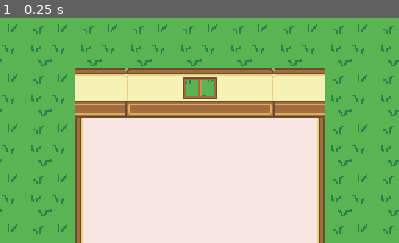
Above: before the commit, frame 1.
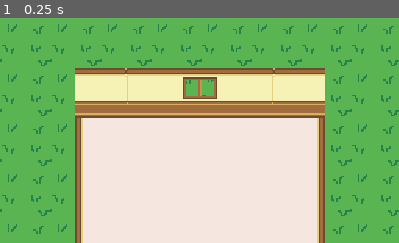
Above: after the commit, the same moment.

Repository: kevinms/godot-wild-jam-24
Game: Godot game, scene res://Main.tscn
Same seed, same stepped clock (60 frames per second), same inputs: the game is played once before the commit and once after it.
Inputs:
- Up to frame 1 (0.25 s): no input
The pictures show only the part of the screen within x 34-84%, y 0-50%; the shares and areas given below are measured in that part.

The runs differ from the first frame. In frame 1, 0.2% of the frame differs, in the area x 31-69%, y 22-44%.

Commit message:
Split walls and floors into separate tilemaps.

Diff:
--- /dev/null
+++ b/House.tscn
@@ -0,0 +1,294 @@
+[gd_scene load_steps=28 format=2]
+
+[ext_resource path="res://World/walls.png" type="Texture" id=1]
+[ext_resource path="res://Player.tscn" type="PackedScene" id=2]
+[ext_resource path="res://World/floor-tiles.png" type="Texture" id=3]
+
+[sub_resource type="TileSet" id=20]
+0/name = "floor-tiles.png 0"
+0/texture = ExtResource( 3 )
+0/tex_offset = Vector2( 0, 0 )
+0/modulate = Color( 1, 1, 1, 1 )
+0/region = Rect2( 0, 0, 64, 32 )
+0/tile_mode = 2
+0/autotile/icon_coordinate = Vector2( 0, 0 )
+0/autotile/tile_size = Vector2( 32, 32 )
+0/autotile/spacing = 0
+0/autotile/occluder_map = [  ]
+0/autotile/navpoly_map = [  ]
+0/autotile/priority_map = [  ]
+0/autotile/z_index_map = [  ]
+0/occluder_offset = Vector2( 0, 0 )
+0/navigation_offset = Vector2( 0, 0 )
+0/shape_offset = Vector2( 0, 0 )
+0/shape_transform = Transform2D( 1, 0, 0, 1, 0, 0 )
+0/shape_one_way = false
+0/shape_one_way_margin = 0.0
+0/shapes = [  ]
+0/z_index = 0
+
+[sub_resource type="ConvexPolygonShape2D" id=1]
+points = PoolVector2Array( 32, 28, 0, 28, 0, 24, 32, 24 )
+
+[sub_resource type="ConvexPolygonShape2D" id=2]
+points = PoolVector2Array( 32, 28, 4, 28, 4, 24, 32, 24 )
+
+[sub_resource type="ConvexPolygonShape2D" id=3]
+points = PoolVector2Array( 32, 28, 0, 28, 0, 24, 32, 24 )
+
+[sub_resource type="ConvexPolygonShape2D" id=4]
+points = PoolVector2Array( 28, 28, 0, 28, 0, 24, 28, 24 )
+
+[sub_resource type="ConvexPolygonShape2D" id=5]
+points = PoolVector2Array( 4, 32, 0, 32, 0, 0, 4, 0 )
+
+[sub_resource type="ConvexPolygonShape2D" id=6]
+points = PoolVector2Array( 4, 32, 0, 32, 0, 0, 4, 0 )
+
+[sub_resource type="ConvexPolygonShape2D" id=7]
+points = PoolVector2Array( 4, 32, 0, 32, 0, 0, 4, 0 )
+
+[sub_resource type="ConvexPolygonShape2D" id=8]
+points = PoolVector2Array( 0, 28, 32, 28, 32, 32, 0, 32 )
+
+[sub_resource type="ConvexPolygonShape2D" id=9]
+points = PoolVector2Array( 32, 32, 0, 32, 0, 28, 32, 28 )
+
+[sub_resource type="ConvexPolygonShape2D" id=10]
+points = PoolVector2Array( 32, 32, 0, 32, 0, 28, 32, 28 )
+
+[sub_resource type="ConvexPolygonShape2D" id=11]
+points = PoolVector2Array( 32, 32, 28, 32, 28, 0, 32, 0 )
+
+[sub_resource type="ConvexPolygonShape2D" id=12]
+points = PoolVector2Array( 32, 32, 28, 32, 28, 0, 32, 0 )
+
+[sub_resource type="ConvexPolygonShape2D" id=13]
+points = PoolVector2Array( 32, 32, 28, 32, 28, 0, 32, 0 )
+
+[sub_resource type="ConvexPolygonShape2D" id=14]
+points = PoolVector2Array( 4, 32, 0, 32, 0, 0, 4, 0 )
+
+[sub_resource type="ConvexPolygonShape2D" id=15]
+points = PoolVector2Array( 32, 32, 28, 32, 28, 0, 32, 0 )
+
+[sub_resource type="ConvexPolygonShape2D" id=16]
+points = PoolVector2Array( 32, 28, 0, 28, 0, 24, 32, 24 )
+
+[sub_resource type="ConvexPolygonShape2D" id=17]
+points = PoolVector2Array( 32, 28, 0, 28, 0, 24, 32, 24 )
+
+[sub_resource type="ConvexPolygonShape2D" id=18]
+points = PoolVector2Array( 32, 28, 0, 28, 0, 24, 32, 24 )
+
+[sub_resource type="ConvexPolygonShape2D" id=21]
+points = PoolVector2Array( 4, 28, 0, 28, 0, 24, 4, 24 )
+
+[sub_resource type="ConvexPolygonShape2D" id=22]
+points = PoolVector2Array( 32, 28, 28, 28, 28, 24, 32, 24 )
+
+[sub_resource type="ConvexPolygonShape2D" id=23]
+points = PoolVector2Array( 4, 28, 0, 28, 0, 24, 4, 24 )
+
+[sub_resource type="ConvexPolygonShape2D" id=24]
+points = PoolVector2Array( 32, 28, 28, 28, 28, 24, 32, 24 )
+
+[sub_resource type="TileSet" id=19]
+0/name = "walls.png 0"
+0/texture = ExtResource( 1 )
+0/tex_offset = Vector2( 0, 0 )
+0/modulate = Color( 1, 1, 1, 1 )
+0/region = Rect2( 160, 160, 32, 32 )
+0/tile_mode = 2
+0/autotile/icon_coordinate = Vector2( 1, 2 )
+0/autotile/tile_size = Vector2( 32, 32 )
+0/autotile/spacing = 0
+0/autotile/occluder_map = [  ]
+0/autotile/navpoly_map = [  ]
+0/autotile/priority_map = [  ]
+0/autotile/z_index_map = [  ]
+0/occluder_offset = Vector2( 0, 0 )
+0/navigation_offset = Vector2( 0, 0 )
+0/shape_offset = Vector2( 0, 0 )
+0/shape_transform = Transform2D( 1, 0, 0, 1, 0, 0 )
+0/shape_one_way = false
+0/shape_one_way_margin = 0.0
+0/shapes = [  ]
+0/z_index = 0
+1/name = "walls.png 1"
+1/texture = ExtResource( 1 )
+1/tex_offset = Vector2( 0, 0 )
+1/modulate = Color( 1, 1, 1, 1 )
+1/region = Rect2( 160, 128, 192, 128 )
+1/tile_mode = 2
+1/autotile/icon_coordinate = Vector2( 0, 0 )
+1/autotile/tile_size = Vector2( 32, 32 )
+1/autotile/spacing = 0
+1/autotile/occluder_map = [  ]
+1/autotile/navpoly_map = [  ]
+1/autotile/priority_map = [  ]
+1/autotile/z_index_map = [  ]
+1/occluder_offset = Vector2( 0, 0 )
+1/navigation_offset = Vector2( 0, 0 )
+1/shape_offset = Vector2( 0, 0 )
+1/shape_transform = Transform2D( 1, 0, 0, 1, 0, 0 )
+1/shape = SubResource( 1 )
+1/shape_one_way = false
+1/shape_one_way_margin = 1.0
+1/shapes = [ {
+"autotile_coord": Vector2( 1, 2 ),
+"one_way": false,
+"one_way_margin": 1.0,
+"shape": SubResource( 1 ),
+"shape_transform": Transform2D( 1, 0, 0, 1, 0, 0 )
+}, {
+"autotile_coord": Vector2( 3, 0 ),
+"one_way": false,
+"one_way_margin": 1.0,
+"shape": SubResource( 2 ),
+"shape_transform": Transform2D( 1, 0, 0, 1, 0, 0 )
+}, {
+"autotile_coord": Vector2( 4, 0 ),
+"one_way": false,
+"one_way_margin": 1.0,
+"shape": SubResource( 3 ),
+"shape_transform": Transform2D( 1, 0, 0, 1, 0, 0 )
+}, {
+"autotile_coord": Vector2( 5, 0 ),
+"one_way": false,
+"one_way_margin": 1.0,
+"shape": SubResource( 4 ),
+"shape_transform": Transform2D( 1, 0, 0, 1, 0, 0 )
+}, {
+"autotile_coord": Vector2( 3, 1 ),
+"one_way": false,
+"one_way_margin": 1.0,
+"shape": SubResource( 5 ),
+"shape_transform": Transform2D( 1, 0, 0, 1, 0, 0 )
+}, {
+"autotile_coord": Vector2( 3, 2 ),
+"one_way": false,
+"one_way_margin": 1.0,
+"shape": SubResource( 6 ),
+"shape_transform": Transform2D( 1, 0, 0, 1, 0, 0 )
+}, {
+"autotile_coord": Vector2( 3, 3 ),
+"one_way": false,
+"one_way_margin": 1.0,
+"shape": SubResource( 7 ),
+"shape_transform": Transform2D( 1, 0, 0, 1, 0, 0 )
+}, {
+"autotile_coord": Vector2( 3, 3 ),
+"one_way": false,
+"one_way_margin": 1.0,
+"shape": SubResource( 8 ),
+"shape_transform": Transform2D( 1, 0, 0, 1, 0, 0 )
+}, {
+"autotile_coord": Vector2( 4, 3 ),
+"one_way": false,
+"one_way_margin": 1.0,
+"shape": SubResource( 9 ),
+"shape_transform": Transform2D( 1, 0, 0, 1, 0, 0 )
+}, {
+"autotile_coord": Vector2( 5, 3 ),
+"one_way": false,
+"one_way_margin": 1.0,
+"shape": SubResource( 10 ),
+"shape_transform": Transform2D( 1, 0, 0, 1, 0, 0 )
+}, {
+"autotile_coord": Vector2( 5, 3 ),
+"one_way": false,
+"one_way_margin": 1.0,
+"shape": SubResource( 11 ),
+"shape_transform": Transform2D( 1, 0, 0, 1, 0, 0 )
+}, {
+"autotile_coord": Vector2( 5, 2 ),
+"one_way": false,
+"one_way_margin": 1.0,
+"shape": SubResource( 12 ),
+"shape_transform": Transform2D( 1, 0, 0, 1, 0, 0 )
+}, {
+"autotile_coord": Vector2( 5, 1 ),
+"one_way": false,
+"one_way_margin": 1.0,
+"shape": SubResource( 13 ),
+"shape_transform": Transform2D( 1, 0, 0, 1, 0, 0 )
+}, {
+"autotile_coord": Vector2( 3, 0 ),
+"one_way": false,
+"one_way_margin": 1.0,
+"shape": SubResource( 14 ),
+"shape_transform": Transform2D( 1, 0, 0, 1, 0, 0 )
+}, {
+"autotile_coord": Vector2( 5, 0 ),
+"one_way": false,
+"one_way_margin": 1.0,
+"shape": SubResource( 15 ),
+"shape_transform": Transform2D( 1, 0, 0, 1, 0, 0 )
+}, {
+"autotile_coord": Vector2( 0, 1 ),
+"one_way": false,
+"one_way_margin": 1.0,
+"shape": SubResource( 16 ),
+"shape_transform": Transform2D( 1, 0, 0, 1, 0, 0 )
+}, {
+"autotile_coord": Vector2( 1, 1 ),
+"one_way": false,
+"one_way_margin": 1.0,
+"shape": SubResource( 17 ),
+"shape_transform": Transform2D( 1, 0, 0, 1, 0, 0 )
+}, {
+"autotile_coord": Vector2( 2, 1 ),
+"one_way": false,
+"one_way_margin": 1.0,
+"shape": SubResource( 18 ),
+"shape_transform": Transform2D( 1, 0, 0, 1, 0, 0 )
+}, {
+"autotile_coord": Vector2( 2, 0 ),
+"one_way": false,
+"one_way_margin": 1.0,
+"shape": SubResource( 21 ),
+"shape_transform": Transform2D( 1, 0, 0, 1, 0, 0 )
+}, {
+"autotile_coord": Vector2( 1, 0 ),
+"one_way": false,
+"one_way_margin": 1.0,
+"shape": SubResource( 22 ),
+"shape_transform": Transform2D( 1, 0, 0, 1, 0, 0 )
+}, {
+"autotile_coord": Vector2( 0, 0 ),
+"one_way": false,
+"one_way_margin": 1.0,
+"shape": SubResource( 23 ),
+"shape_transform": Transform2D( 1, 0, 0, 1, 0, 0 )
+}, {
+"autotile_coord": Vector2( 0, 0 ),
+"one_way": false,
+"one_way_margin": 1.0,
+"shape": SubResource( 24 ),
+"shape_transform": Transform2D( 1, 0, 0, 1, 0, 0 )
+} ]
+1/z_index = 0
+
+[node name="Node2D" type="Node2D"]
+position = Vector2( -100.067, -73.158 )
+
+[node name="Floor" type="TileMap" parent="."]
+z_index = -99
+tile_set = SubResource( 20 )
+cell_size = Vector2( 32, 32 )
+format = 1
+tile_data = PoolIntArray( 196614, 0, 0, 196615, 0, 0, 196616, 0, 0, 196617, 0, 0, 196618, 0, 0, 196619, 0, 0, 262150, 0, 0, 262151, 0, 0, 262152, 0, 0, 262153, 0, 0, 262154, 0, 0, 262155, 0, 0, 327686, 0, 0, 327687, 0, 0, 327688, 0, 0, 327689, 0, 0, 327691, 0, 0, 393222, 0, 0, 393223, 0, 0, 393224, 0, 0, 393225, 0, 0, 393226, 0, 0, 393227, 0, 0, 458758, 0, 0, 458759, 0, 0, 458760, 0, 0, 458761, 0, 0, 458762, 0, 0, 458763, 0, 0, 524294, 0, 0, 524295, 0, 0, 524296, 0, 0, 524297, 0, 0, 524298, 0, 0, 524299, 0, 0, 589830, 0, 0, 589831, 0, 0, 589832, 0, 0, 589833, 0, 0, 589834, 0, 0, 589835, 0, 0, 655366, 0, 0, 655367, 0, 0, 655368, 0, 0, 655369, 0, 0, 655370, 0, 0, 655371, 0, 0 )
+
+[node name="YSort" type="YSort" parent="."]
+
+[node name="Player" parent="YSort" instance=ExtResource( 2 )]
+position = Vector2( 268.263, 254.9 )
+
+[node name="House" type="TileMap" parent="YSort"]
+tile_set = SubResource( 19 )
+cell_size = Vector2( 32, 32 )
+cell_tile_origin = 2
+cell_y_sort = true
+format = 1
+tile_data = PoolIntArray( 131078, 1, 3, 131079, 1, 4, 131080, 1, 4, 131081, 1, 4, 131082, 1, 4, 131083, 1, 5, 196614, 1, 131075, 196615, 1, 65540, 196616, 1, 65540, 196617, 1, 65540, 196618, 1, 65540, 196619, 1, 65541, 262150, 1, 131075, 262151, 1, 65540, 262152, 1, 65540, 262153, 1, 65540, 262154, 1, 65540, 262155, 1, 131077, 327686, 1, 3, 327687, 1, 131073, 327688, 1, 2, 327689, 1, 1, 327690, 1, 131073, 327691, 1, 5, 393222, 1, 65539, 393223, 1, 65540, 393224, 1, 65540, 393225, 1, 65540, 393226, 1, 65540, 393227, 1, 65541, 458758, 1, 65539, 458759, 1, 65540, 458760, 1, 65540, 458761, 1, 65540, 458762, 1, 65540, 458763, 1, 65541, 524294, 1, 65539, 524295, 1, 65540, 524296, 1, 65540, 524297, 1, 65540, 524298, 1, 65540, 524299, 1, 65541, 589830, 1, 65539, 589831, 1, 65540, 589832, 1, 65540, 589833, 1, 65540, 589834, 1, 65540, 589835, 1, 65541, 655366, 1, 196611, 655367, 1, 196612, 655368, 1, 196612, 655369, 1, 196612, 655370, 1, 196612, 655371, 1, 196613 )
--- a/Player.tscn
+++ b/Player.tscn
@@ -11,10 +11,10 @@
 script = ExtResource( 1 )
 
 [node name="Player Sprite" type="Sprite" parent="."]
-position = Vector2( 0, -10 )
+position = Vector2( -0.264862, -16.1581 )
 texture = ExtResource( 2 )
 
 [node name="CollisionShape2D" type="CollisionShape2D" parent="."]
-position = Vector2( 0.5, 2.5 )
+position = Vector2( 0.235138, -3.65813 )
 rotation = 1.5708
 shape = SubResource( 1 )
Binary file added: World/floor-tiles.png
Not shown, added: World/floor-tiles.png.import
Binary file changed: World/walls.png
Not shown, added: World/floor-tiles.xcf
Not shown, changed: World/walls.xcf
